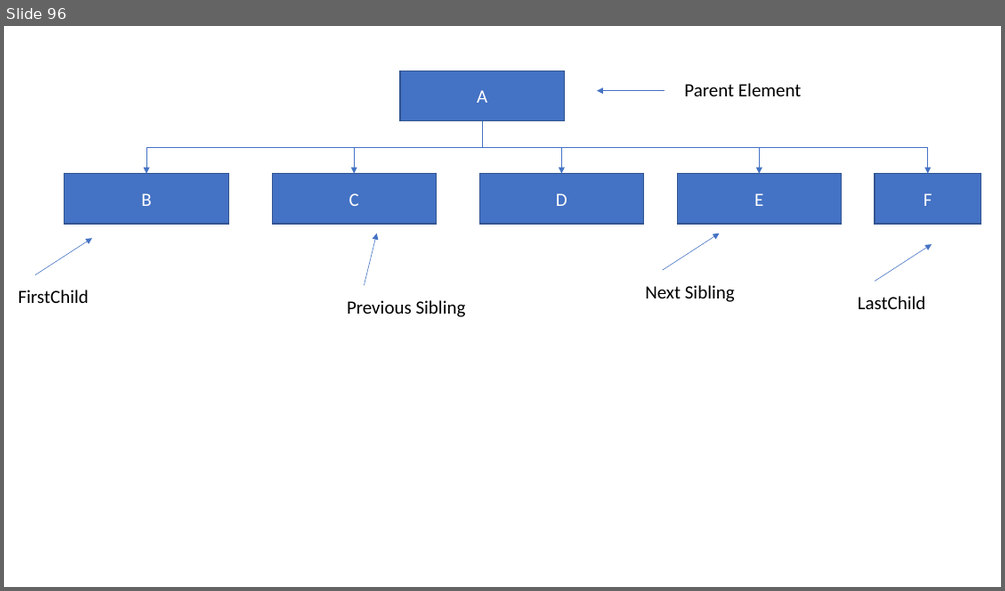
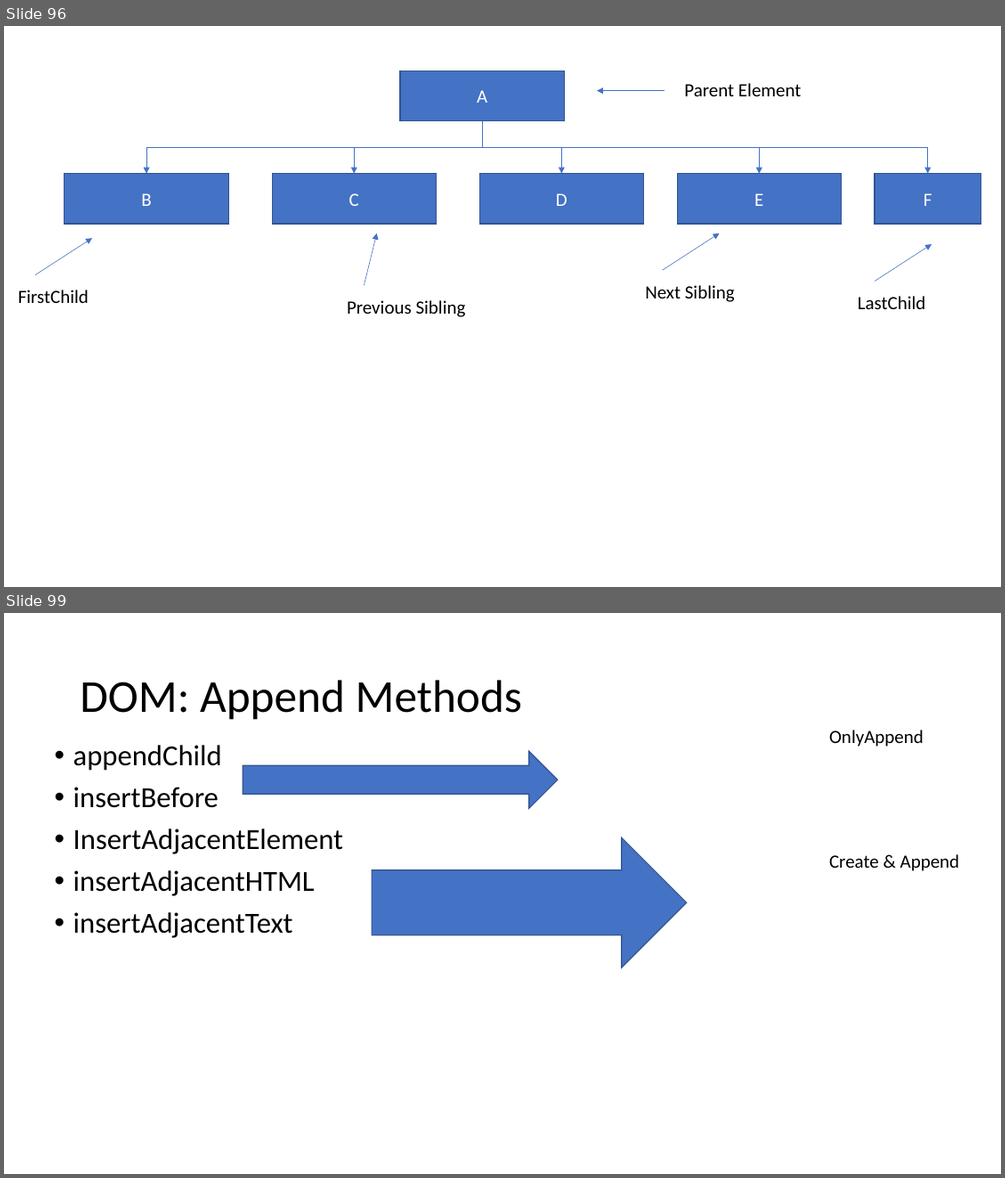
Before and after one commit to PiyushChaturvedii/Batch04, a slide deck: JavaScript.pptx. Shown one above the other, each under a label of ours: slide 96 before the commit, slides 96 and 99 after it; the slides between them are not shown. The pictures are 1005x591 and 1005x1178 pixels, drawn with LibreOffice and Linux fonts; fonts in the diff are those of the drawing. Boxes give left, top, right and bottom in pixels: in the first picture for what was removed or moved away, otherwise in the second. Text is boxed around its words. In the diff, an @@ line names an element or a change of style, - is before the commit and + after.

```diff
--- a/JavaScript.pptx
+++ b/JavaScript.pptx
@@ slide 99 added at (4,613,1001,1174), background #FFFFFF @@
@@ title added at (80,680,522,720), 44 pt, text #000000 @@
+DOM: Append Methods
@@ text added at (73,745,343,938), 28 pt, text #000000 @@
+• appendChild
+• insertBefore
+• InsertAdjacentElement
+• insertAdjacentHTML
+• insertAdjacentText
@@ text added at (829,730,923,747), 18 pt, text #000000 @@
+OnlyAppend
@@ right arrow added at (243,751,558,808), fill #4472C4, outline #325491 1 pt @@
@@ right arrow added at (372,837,687,967), fill #4472C4, outline #325491 1 pt @@
@@ text added at (829,854,960,871), 18 pt, text #000000 @@
+Create & Append
```
Also in this commit, not shown: 4 other slides added, 3 other files.
